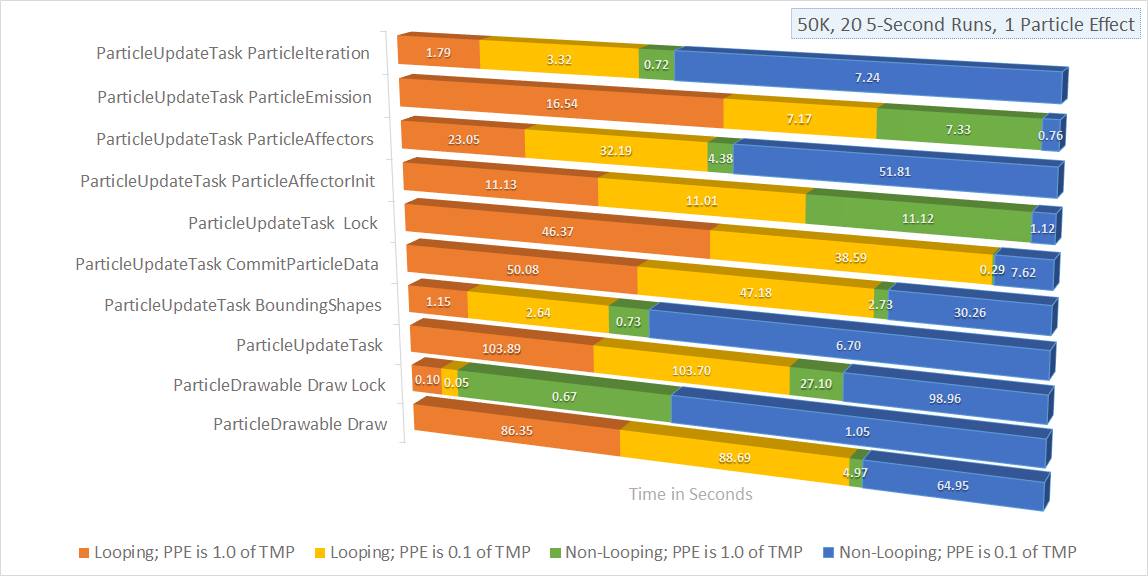
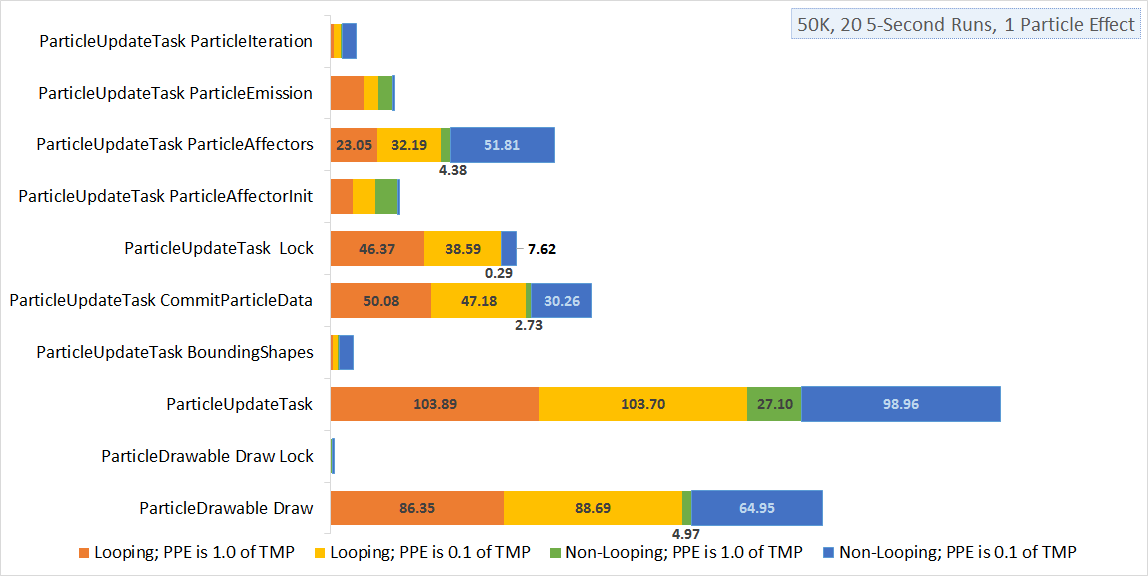
Layers edited between the first and the second 1148 x 576 image:
added layer "Layer 4" above "Layer 3" over [10, 15, 1077, 561]
